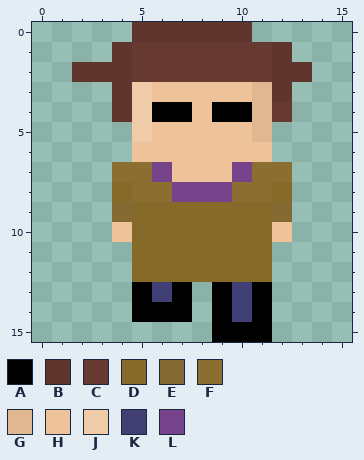
Edited in one commit: pixel-art sprite (assets/images/teachers/dam/pep2.png). That is the earlier state.
The file is 16x16 pixels.
Palette (. is transparent): A #000000  B #60352d  C #663931  D #856a2a  E #826a32  F #8a6f30  G #dfb791  H #eec39a  J #efcba8  K #3f3f74  L #76428a
Pixels before, first column x 2:
 0 ...BBBBBB...
 1 ..BCCCCCCCB.
 2 BBBCCCCCCCBB
 3 ..BJHHHHHGB.
 4 ..BJAAHAAGC.
 5 ...JHHHHHG..
 6 ...HHHHHHH..
 7 ..FFLHHHLFF.
 8 ..DFFLLLFFD.
 9 ..EDDDDDDDE.
10 ..HDDDDDDDH.
11 ...DDDDDDD..
12 ...DDDDDDD..
13 ...AKA.AKA..
14 ...AAA.AKA..
15 .......AAA..
Once edited:
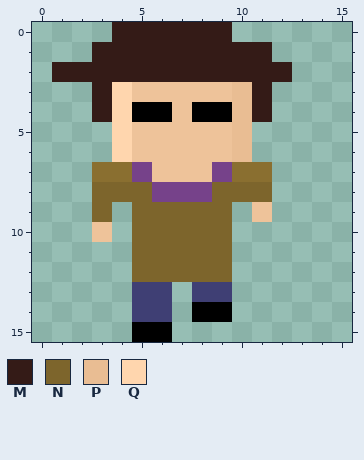
Colours new in this view: M #341b17  N #7d652c  P #e9bd93  Q #ffd6ae
The edit:
Changed rows in their new state; - is an unchanged pixel.
first column x 1:
 0 ---MMMMMM.---
 1 --MMMMMMMMM.-
 2 MMMMMMMMMMMM.
 3 --MQH----PM.-
 4 --MQA-HA-PM.-
 5 ---QH----P.--
 6 ---Q-----P.--
 7 --F-LH--LF-.-
 8 --NNNL--NNN.-
 9 --N.NNNNN.H.-
10 --H.NNNNN...-
11 ----NNNNN..--
12 ----NNNNN..--
13 ----K-.KK..--
14 ----KK.A-..--
15 ----AA--...--
